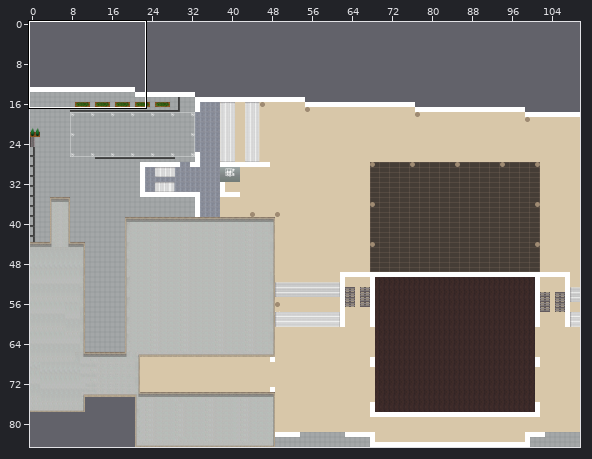
An edit to a level. Tiled map (JSON), maps/empty_2d_walls.json. The first picture is a wide view before the edit; the outline marks the close-up.
Close-up. Before the edit:
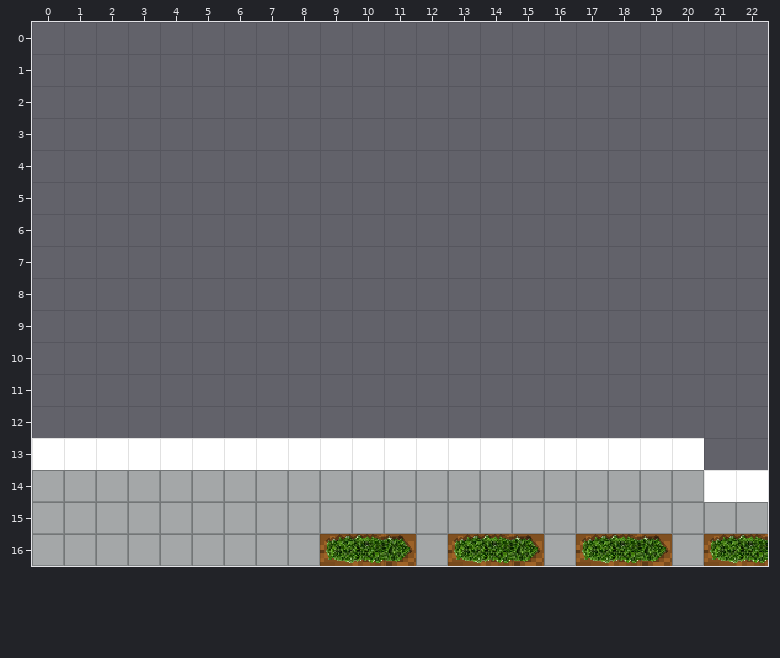
Cells are 32x32 px. Shown: x 0..22, y 0..16. The commit also changed other parts of the map, which this record leaves out.
Now the later version:
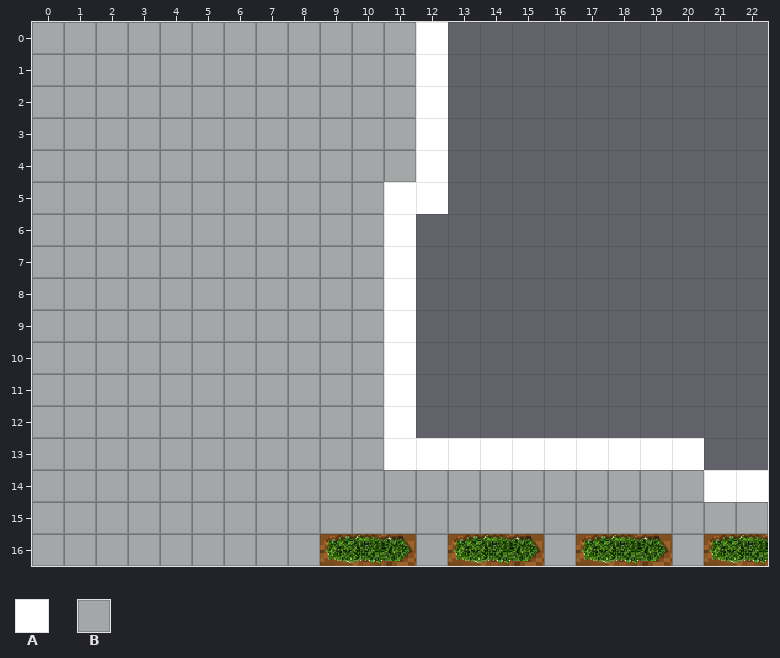
Key: from "wall-floor": A 40, B 46.
_ is an empty cell.
Tiles replaced or removed in this view: A.
From old to new:
Changed rows in their new state; . is an unchanged cell.
Layer "map_collisions":
first column x 0:
 0 BBBBBBBBBBBB
 1 BBBBBBBBBBBB
 2 BBBBBBBBBBBB
 3 BBBBBBBBBBBB
 4 BBBBBBBBBBBB
 5 BBBBBBBBBBB.
 6 BBBBBBBBBBB.
 7 BBBBBBBBBBB.
 8 BBBBBBBBBBB.
 9 BBBBBBBBBBB.
10 BBBBBBBBBBB.
11 BBBBBBBBBBB.
12 BBBBBBBBBBB.
13 BBBBBBBBBBB.
Layer "map_walls":
first column x 0:
 0 ............A
 1 ............A
 2 ............A
 3 ............A
 4 ............A
 5 ...........AA
 6 ...........A.
 7 ...........A.
 8 ...........A.
 9 ...........A.
10 ...........A.
11 ...........A.
12 ...........A.
13 ___________..
